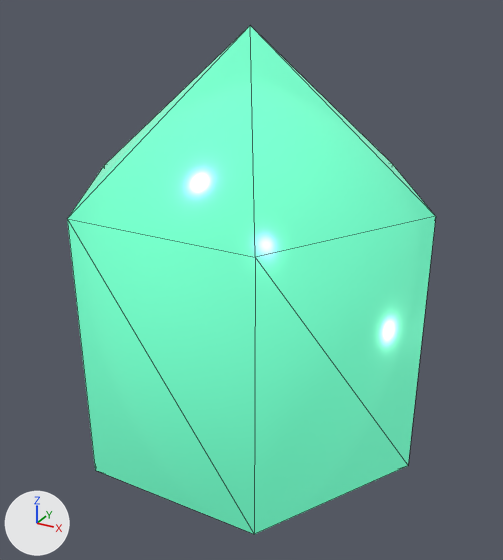
An edit to the glTF model public/models/signal-marker.glb, drawn before and after from the same camera.
Camera for both pictures: a 50 mm lens placed at (0.193, -0.349, 0.195), pointed at (-0.003, 0.007, 0.017). The lights are fixed; the arrows at lower left show +X, +Y and +Z. The older version comes first. Mesh edges are drawn as thin lines.

The first picture shows 'SignalMarker'.
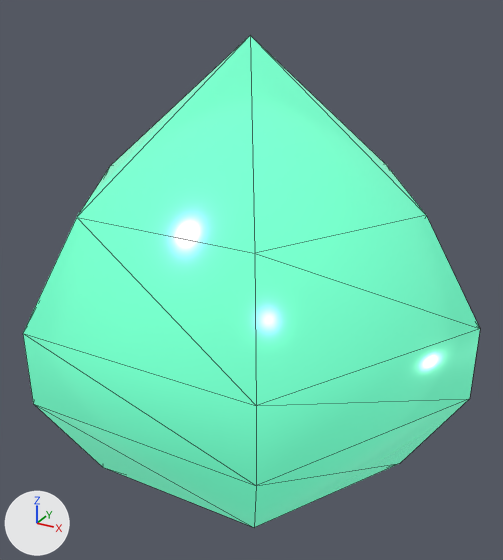
Pixel boxes [x1, y1, x2, y2] of what changed, in the pictures (503 x 560 px):
'SignalMarker', reshaped (24% wider)
    before: [67, 26, 436, 534]
    after: [23, 36, 480, 527]

Patch to the scene script:
```diff
--- a/public/models/signal-marker.glb.py
+++ b/public/models/signal-marker.glb.py
@@ me_signalmarker @@
 # used by ob_signalmarker; location = (0.0, 0.0, 0.0)
-me_signalmarker.from_pydata(...)  # 14 vertices, 24 faces; spans x -0.11..0.11, y -0.095..0.095, z -0.17..0.17
+me_signalmarker.from_pydata(...)  # 26 vertices, 48 faces; spans x -0.14..0.14, y -0.121..0.121, z -0.165..0.165
+# me_signalmarker part 1: the whole mesh is rebuilt
 me_signalmarker.materials.append(mat_signal_ceramic)
```
